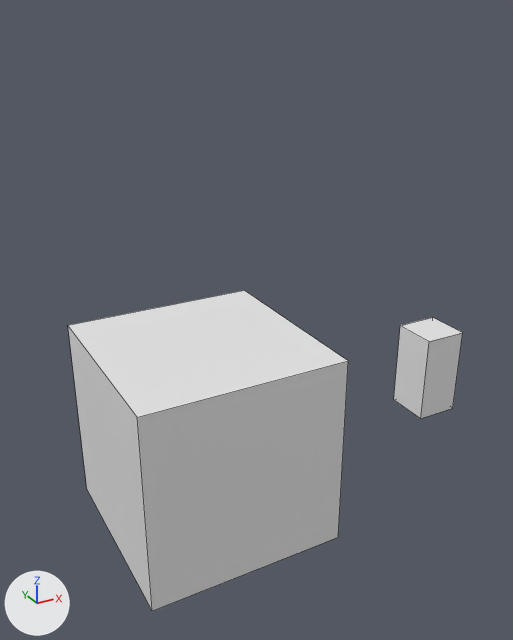
A saved change to the Blender file Mymodels/untitled.blend.
Both versions are drawn from a 50 mm camera at (-2.49, -5.62, 3.91) aimed at (0.65, 0.08, 1.06). The lights are fixed; the arrows at lower left show +X, +Y and +Z. Mesh edges are drawn as thin lines.
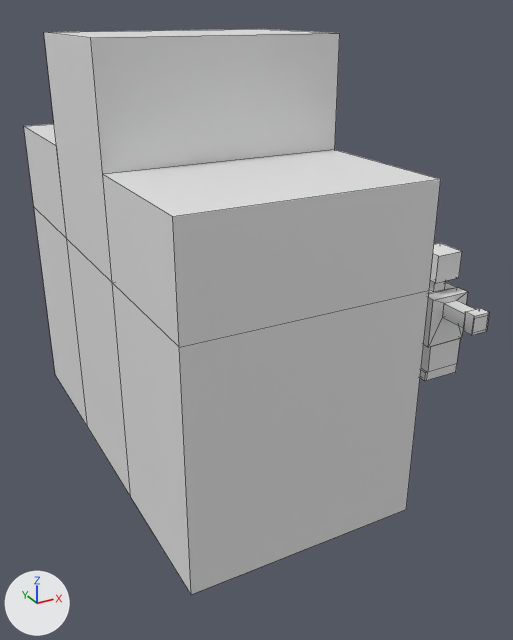
Boxes (x1, y1, x2, y2) around the edits, measured in the pictures (513 x 640 px):
```json
{"object": "Cube", "change": "reshaped, moved, rescaled", "before": [68, 290, 348, 611], "after": [24, 29, 441, 595], "on screen": "49% wider, 76% taller"}
{"object": "Cube.001", "change": "reshaped, moved", "before": [394, 317, 462, 418], "after": [420, 243, 489, 381]}
{"part": 1, "of": "me_cube_001", "change": "built on", "before": [68, 290, 348, 609], "after": [24, 29, 441, 594]}
```

The change, as JSON lines over the scene's bpy script:
```json
{"block": "me_cube_001", "where": "# used by ob_cube; location = (0.0, 0.0, 0.0)"}
{"op": "remove", "block": "me_cube_001", "code": "me_cube_001.from_pydata(...)  # 8 vertices, 6 faces; spans x -1.0..1.0, y -1.0..1.0, z -1.0..1.0"}
{"op": "add", "block": "me_cube_001", "code": "me_cube_001.from_pydata(...)  # 32 vertices, 30 faces; spans x -1.0..1.0, y -1.0..1.0, z -1.0..2.73"}
{"block": "me_cube_001", "change": "me_cube_001 part 1"}
{"block": "me_cube_001", "change": "4 faces are deleted"}
{"block": "me_cube_001", "change": "12 vertices are added at x -1.0..1.0, y -0.33..0.33, z -1.0..2.73"}
{"block": "me_cube_001", "change": "6 new vertices lie (0.0, 0.0, 0.83) away from vertices in x -1.0..1.0, y -1.0..1.0, z 1.0"}
{"block": "me_cube_001", "change": "6 new vertices lie (0.0, 0.67, 0.0) away from vertices in x -1.0..1.0, y -1.0, z -1.0..1.83"}
{"block": "me_cube_001", "change": "28 new faces join them"}
{"block": "me_cube_002", "where": "# used by ob_cube_001; location = (2.92, 0.0, 0.0); scale = (0.25, 0.25, 0.5)"}
{"op": "remove", "block": "me_cube_002", "code": "me_cube_002.from_pydata(...)  # 8 vertices, 6 faces; spans x -1.0..1.0, y -1.0..1.0, z -1.0..1.0"}
{"op": "add", "block": "me_cube_002", "code": "me_cube_002.from_pydata(...)  # 104 vertices, 102 faces; spans x -1.0..1.0, y -2.89..2.89, z -1.0..1.93"}
{"block": "me_cube_002", "change": "me_cube_002 part 2"}
{"block": "me_cube_002", "change": "2 vertices are removed from x 1.0, y -1.0..1.0, z -1.0"}
{"block": "me_cube_002", "change": "6 faces are deleted"}
{"block": "me_cube_002", "change": "40 vertices are added at x -1.0..1.0, y -2.89..2.89, z -0.14..1.93"}
{"block": "me_cube_002", "change": "5 new vertices lie (0.0, -0.67, 0.0) away from vertices in x -1.0..1.0, y 1.0, z -1.0..1.0"}
{"block": "me_cube_002", "change": "6 new vertices lie (0.11, 0.0, 0.0) away from vertices in x -1.0, y -1.0..1.0, z -1.0..-0.14"}
{"block": "me_cube_002", "change": "7 new vertices lie (0.0, 0.67, 0.0) away from vertices in x -1.0..1.0, y -1.0, z -1.0..1.0"}
{"block": "me_cube_002", "change": "8 new vertices lie (1.78, 0.0, 0.0) away from vertices in x -0.89, y -1.0..1.0, z -1.0..-0.14"}
{"block": "me_cube_002", "change": "12 new vertices lie (0.0, 0.0, 0.21) away from vertices in x -1.0..0.89, y -1.0..1.0, z -1.0"}
{"block": "me_cube_002", "change": "12 new vertices lie (0.76, 0.0, 0.0) away from vertices in x -0.38, y -2.89..2.89, z 0.53..0.86"}
{"block": "me_cube_002", "change": "8 new vertices lie (0.86, 0.0, 0.0) away from vertices in x -0.43, y -2.89..2.89, z 0.47..0.91"}
{"block": "me_cube_002", "change": "102 new faces join them"}
{"op": "set", "path": "ob_cube.location", "old": "(0.0, 0.0, 0.0)", "new": "(0.0, 0.0, 1.0)"}
{"op": "set", "path": "ob_cube.scale", "old": "(1.0, 1.0, 1.0)", "new": "(1.0, 1.93, 1.0)"}
{"op": "set", "path": "ob_cube_001.location", "old": "(2.92, 0.0, 0.0)", "new": "(2.92, 0.0, 0.5)"}
```
